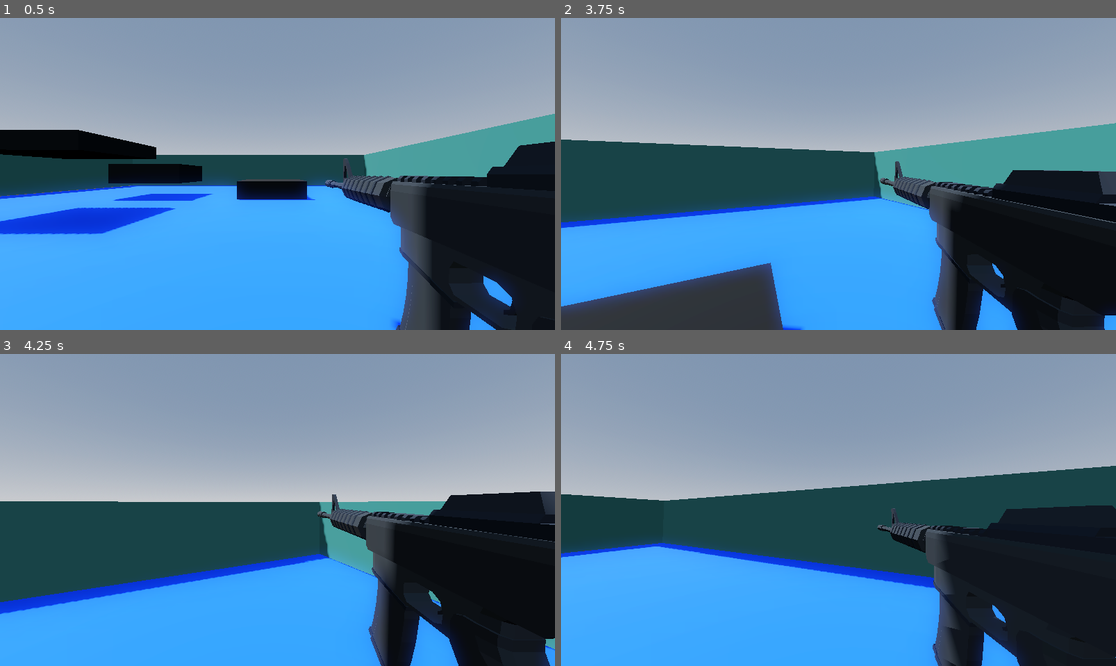
Above: before the commit, frames 1-4 (two rows, left to right).
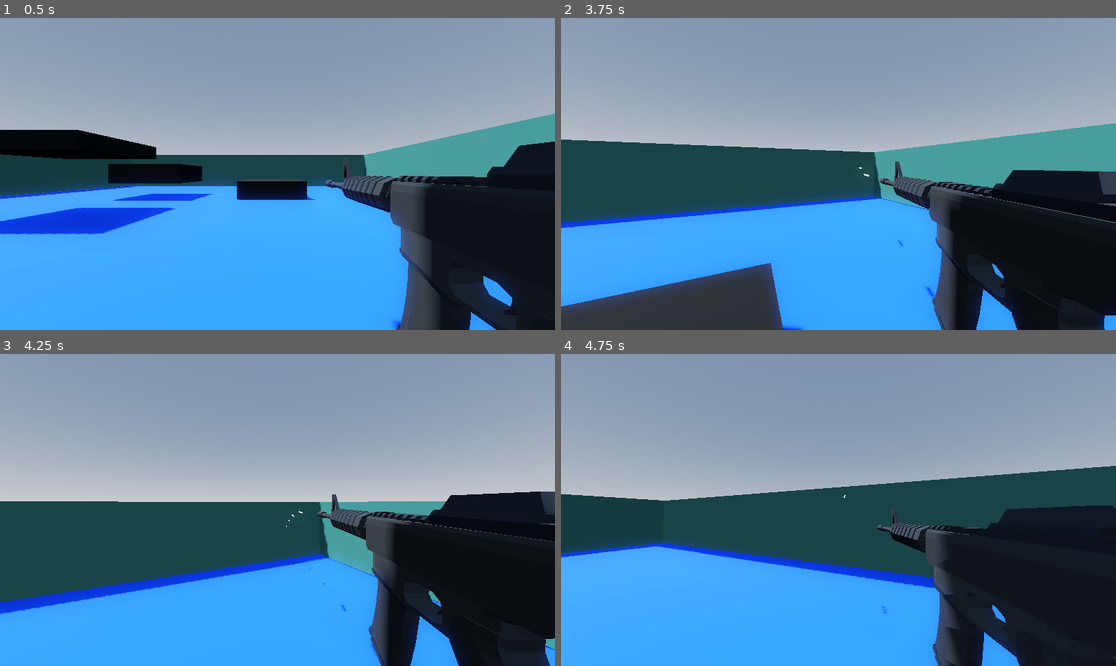
Above: after the commit, the same moments.

Repository: AmazenYT/shootergameassignment
Game: Godot game, scene res://world.tscn
The game is run twice, just before and just after one commit, with the same random seed, the same clock (stepped at 60 frames per second) and the same inputs.
Inputs (mouse positions are in pixels of both pictures, inside the frame that each line leads up to):
- Up to frame 1 (0.5 s): no input
- Up to frame 2 (3.75 s): move the mouse to (866, 174) at 0.52 s; press the mouse at (866, 174) at 0.53 s; hold W (up) from 0.53 s (still down); tap Space (jump) at 0.77, 1.52, 3.02 s; move the mouse to (810, 174) at 1.27 s; release the mouse at (810, 174) at 1.28 s; click (810, 174) at 1.35 s; move the mouse to (849, 167) at 2.02 s; hold Shift (sprint) 2.03-2.78 s; click (849, 167) at 2.3 s; move the mouse to (832, 180) at 2.77 s; click (832, 180) at 2.85 s; move the mouse to (877, 177) at 3.52 s; press the mouse at (877, 177) at 3.53 s
- Up to frame 3 (4.25 s): keep holding W (up); tap Space (jump) at 3.77 s
- Up to frame 4 (4.75 s): keep holding W (up); move the mouse to (794, 506) at 4.27 s; release the mouse at (794, 506) at 4.28 s; tap Shift (sprint) at 4.35 s; tap Space (jump) at 4.52 s; click (794, 506) at 4.55 s

Frame 1 is identical in both runs. In frame 2, less than 0.1% of the frame differs, in the area x 53-68%, y 47-90%; in frame 3, less than 0.1%; in frame 4, less than 0.1%.

Commit message:
Gun shoots

Diff:
--- /dev/null
+++ b/shooter-game/bullet.gd
@@ -0,0 +1,16 @@
+extends Node3D
+
+const SPEED = 40.0
+
+@onready var mesh = $MeshInstance3D
+@onready var ray = $RayCast3D
+
+# Called when the node enters the scene tree for the first time.
+func _ready() -> void:
+	pass # Replace with function body.
+
+
+# Called every frame. 'delta' is the elapsed time since the previous frame.
+func _process(delta: float) -> void:
+	position += transform.basis * Vector3(0,0, -SPEED) * delta
+	pass
--- /dev/null
+++ b/shooter-game/bullet.tscn
@@ -0,0 +1,22 @@
+[gd_scene load_steps=4 format=3 uid="uid://14af2c7lhh2u"]
+
+[ext_resource type="Script" uid="uid://jvj7pgwajr5u" path="res://bullet.gd" id="1_v7oki"]
+
+[sub_resource type="BoxMesh" id="BoxMesh_v8qja"]
+size = Vector3(0.05, 0.05, 1)
+
+[sub_resource type="StandardMaterial3D" id="StandardMaterial3D_t4vbm"]
+albedo_color = Color(0.934574, 0.73479, 0.272544, 1)
+emission_enabled = true
+emission = Color(0.31051, 0.484791, 0.267308, 1)
+emission_energy_multiplier = 5.0
+
+[node name="Bullet" type="Node3D"]
+script = ExtResource("1_v7oki")
+
+[node name="MeshInstance3D" type="MeshInstance3D" parent="."]
+mesh = SubResource("BoxMesh_v8qja")
+surface_material_override/0 = SubResource("StandardMaterial3D_t4vbm")
+
+[node name="RayCast3D" type="RayCast3D" parent="."]
+target_position = Vector3(0, 0, -0.6)
--- a/shooter-game/player.gd
+++ b/shooter-game/player.gd
@@ -14,9 +14,13 @@
 const BASE_FOV = 75.0
 const FOV_CHANGE = 1.5
 
+var bullet = load("res://bullet.tscn")
+var instance
+
 @onready var head = $Head
 @onready var camera = $Head/Camera3D
 @onready var gun_anim = $Head/Rifle/AnimationPlayer
+@onready var gun_barrel = $Head/Rifle/RayCast3D
 
 func _ready():
 	Input.set_mouse_mode(Input.MOUSE_MODE_CAPTURED)
@@ -65,6 +69,10 @@
 	if Input.is_action_pressed("shoot"):
 		if !gun_anim.is_playing():
 			gun_anim.play("Shoot")
+			instance = bullet.instantiate()
+			instance.position = gun_barrel.global_position
+			instance.transform.basis = gun_barrel.global_transform.basis
+			get_parent().add_child(instance)
 
 	move_and_slide()
 
Not shown, added: shooter-game/bullet.gd.uid
